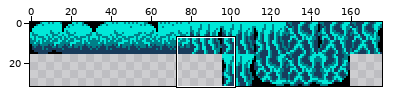
Two states of a sprite sheet, tiles.png. Above, an overview of the earlier version with the close-up marked.
Close-up. Before the commit:
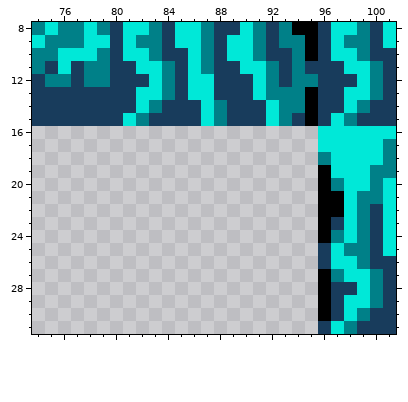
The file is 176x32 pixels. Shown: x 74..101, y 8..31.
The result:
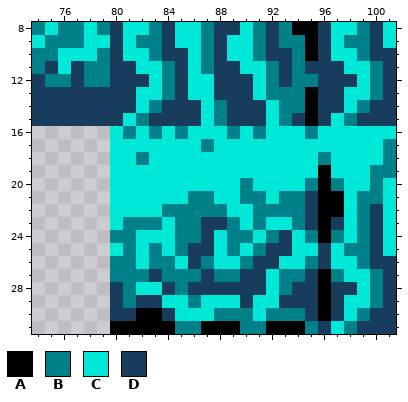
Palette (. is transparent): A #000000  B #008088  C #00e8d8  D #183c5c
Changes in this commit:
Colour A now appears in row 30 at x 82 to 83; in row 31 at x 80 to 84, 87 to 89 and 92 to 94.
Colour B now appears in row 16 at x 81, 83, 85, 89, 91 and 95; in row 17 at x 87; in row 18 at x 82; in row 20 at x 90 and 95; in row 21 at x 86 to 87, 90 to 91 and 93 to 94; in row 22 at x 84 to 88 and 91 to 94.
Colour B now appears in row 23 at x 81 to 83, 85 to 86, 89, 91 and 94; in row 24 at x 80 to 81, 85 to 86, 89 to 90, 92 and 95; in row 25 at x 81, 83, 85, 89 and 91; in row 26 at x 80 to 81, 83 to 84, 87, 90 and 95; in row 27 at x 80 to 82, 84 to 86, 88 to 89 and 93 to 94; in row 28 at x 81, 85 and 93.
Colour B now appears in row 29 at x 81 and 86; in row 30 at x 88 to 90 and 92 to 94; in row 31 at x 85 to 86, 90 to 91 and 95.
Colour C now appears in row 16 at x 80, 82, 84, 86 to 88, 90 and 92 to 94; in row 17 at x 80 to 86 and 88 to 95; in row 18 at x 80 to 81 and 83 to 95; in row 19 at x 80 to 95; in row 20 at x 80 to 89 and 91 to 94; in row 21 at x 80 to 85, 88 to 89 and 92.
Colour C now appears in row 22 at x 80 to 83 and 89 to 90; in row 23 at x 80, 84, 90 and 92 to 93; in row 24 at x 82 to 84, 88, 91 and 94; in row 25 at x 80, 82, 84, 88, 90 and 94 to 95; in row 26 at x 82, 85, 88 to 89 and 93 to 94; in row 27 at x 92.
Colour C now appears in row 28 at x 82 to 83 and 92; in row 29 at x 84 to 85, 87 to 89 and 91 to 92; in row 30 at x 85 to 87 and 91.
Colour D now appears in rows 21 to 22 at x 95; in row 23 at x 87 to 88 and 95; in row 24 at x 87 and 93; in row 25 at x 86 to 87 and 92 to 93; in row 26 at x 86 and 91 to 92; in row 27 at x 83, 87, 90 to 91 and 95.
Colour D now appears in row 28 at x 80, 84, 86 to 91 and 94 to 95; in row 29 at x 80, 82 to 83, 90 and 93 to 95; in row 30 at x 80 to 81, 84 and 95.
Where, in picture pixels (left, top, right, bottom), the same in both close-ups:
added: (110, 126, 318, 334)
